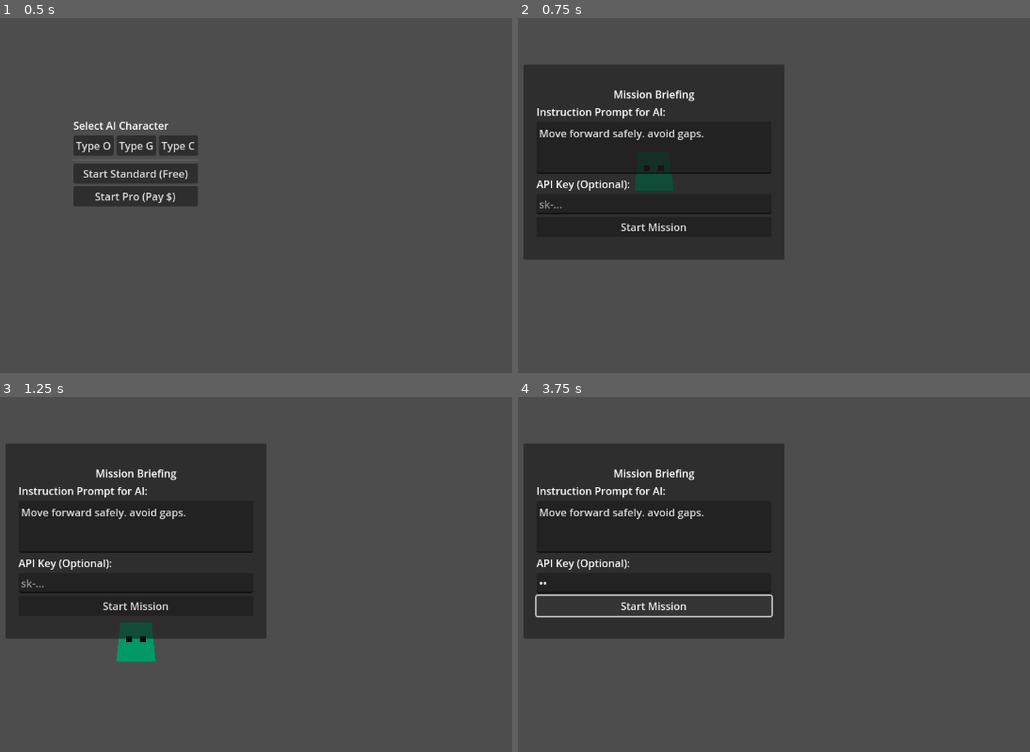
Above: before the commit, frames 1-4 (two rows, left to right).
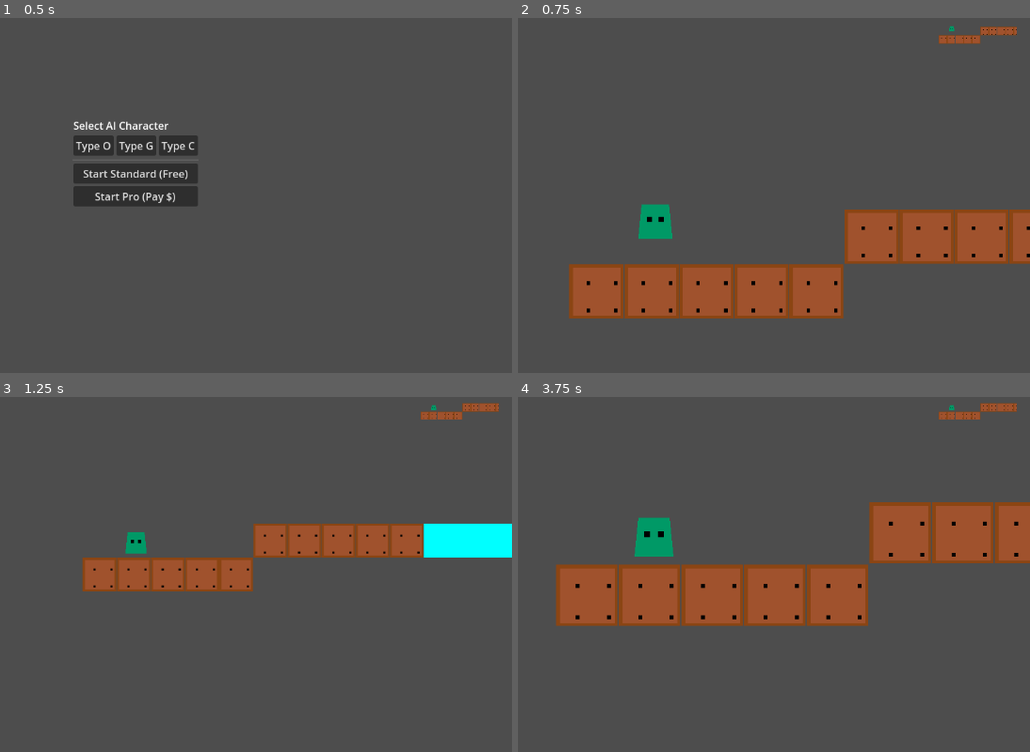
Above: after the commit, the same moments.

Repository: Naoki-kubo64/AI-Action
Game: Godot game, scene res://scenes/main_menu.tscn
Two runs of this game, one before a commit and one after it. Both use one fixed random seed, a clock stepped at 60 frames per second and the inputs below.
Inputs (mouse positions are in pixels of both pictures, inside the frame that each line leads up to):
- Up to frame 1 (0.5 s): no input
- Up to frame 2 (0.75 s): click "Start Standard (Free)" at 0.5 s
- Up to frame 3 (1.25 s): no input
- Up to frame 4 (3.75 s): click (656, 606) at 1.25 s, where only the run before the commit has a clickable "Start Mission"; click (656, 606) at 2 s, where only the run before the commit has a clickable "Start Mission"; click (656, 581) at 2.77 s; type "12" at 2.85 s; click "Start Mission" at 3.5 s

Frame 1 is identical in both runs. In frame 2, 42% of the frame differs, in the area x 1-100%, y 2-85%; in frame 3, 33%; in frame 4, 36%.
Error before the commit: Parse Error: Identifier "chat_history" not declared in the current scope. (res://scripts/services/llm_service.gd:28)

Commit message:
feat: add moving platforms and visual juice (squash/stretch, screen shake)

Diff:
--- a/scripts/controllers/game_controller.gd
+++ b/scripts/controllers/game_controller.gd
@@ -104,7 +104,8 @@
 	_setup_minimap()
 
 func _on_player_hit_hazard():
-	if current_state != State.PREVIEW and current_state != State.INPUT: # Don't kill if merely previewing? actually hazard allows killing anytime active
+	if current_state != State.PREVIEW and current_state != State.INPUT:
+		trigger_shake(20.0) # Shake screen
 		game_over("Hit Hazard")
 
 func _on_player_hit_goal():
@@ -199,6 +200,23 @@
 		if current_state != State.PREVIEW: # Avoid loop
 			game_over("Fell off world")
 
+	# Camera Shake
+	if shake_strength > 0:
+		shake_strength = lerp(shake_strength, 0.0, shake_decay * delta)
+		var offset = Vector2(
+			randf_range(-shake_strength, shake_strength),
+			randf_range(-shake_strength, shake_strength)
+		)
+		camera.offset = offset
+	else:
+		camera.offset = Vector2.ZERO
+
+var shake_strength: float = 0.0
+var shake_decay: float = 5.0
+
+func trigger_shake(amount: float):
+	shake_strength = amount
+
 func _request_ai_action():
 	if GameManager.current_character == null:
 		_finish_action()
--- a/scripts/controllers/player_controller.gd
+++ b/scripts/controllers/player_controller.gd
@@ -15,6 +15,7 @@
 var is_sliding: bool = false
 var special_timer: float = 0.0
 var active_special: String = ""
+var was_on_floor: bool = false
 
 func _ready():
 	_setup_visuals()
@@ -23,6 +24,12 @@
 	# Apply Gravity
 	if not is_on_floor():
 		velocity.y += gravity * delta
+
+	# Landing / Jumping detection for Squash & Stretch
+	if is_on_floor() and not was_on_floor:
+		_animate_squash(Vector2(1.2, 0.8)) # Land = Squash
+
+	was_on_floor = is_on_floor()
 
 	# Special Logic modifiers
 	var speed_multiplier = 1.0
@@ -84,7 +91,13 @@
 		$Visuals.rotation_degrees = 45
 	elif special == "LOOK_AROUND":
 		special_timer = 0.0
-	elif special == "DANCE":
+	# vertical
+	if jump_mod > 0.0 and is_on_floor():
+		velocity.y = jump_force * jump_mod
+		_animate_squash(Vector2(0.8, 1.2)) # Jump = Stretch
+
+	# Special
+	if special == "DANCE":
 		is_dancing = true
 	elif special == "PANIC":
 		_start_panic()
@@ -93,6 +106,16 @@
 		target_velocity_x = move_speed * speed_mod
 		if jump_mod > 0.0 and is_on_floor():
 			velocity.y = jump_force * jump_mod
+			_animate_squash(Vector2(0.8, 1.2)) # Jump = Stretch
+
+func _animate_squash(target_scale: Vector2):
+	# Don't squash if special transforms (slide) are active
+	if active_special == "SLIDE": return
+	if not has_node("Visuals"): return
+
+	var tween = create_tween()
+	tween.tween_property($Visuals, "scale", target_scale, 0.1).set_trans(Tween.TRANS_QUAD).set_ease(Tween.EASE_OUT)
+	tween.tween_property($Visuals, "scale", Vector2.ONE, 0.2).set_trans(Tween.TRANS_BOUNCE).set_ease(Tween.EASE_OUT)
 
 func _reset_special_states():
 	is_dancing = false
--- a/scripts/services/llm_service.gd
+++ b/scripts/services/llm_service.gd
@@ -2,6 +2,9 @@
 
 signal response_received(response_text: String)
 signal error_occured(error_msg: String)
+
+var chat_history: Array = []
+const MAX_HISTORY: int = 20 # 10 turns (User + Model pairs)
 
 func request_action(profile: AICharacterProfile, is_pro_mode: bool, user_input: String) -> void:
 	var api_key = GameManager.api_key
--- a/scripts/ui/retry_dialog.gd
+++ b/scripts/ui/retry_dialog.gd
@@ -4,7 +4,7 @@
 
 func show_fail_dialog(title: String = "MISSION FAILED"):
 	visible = true
-	$Panel/Label.text = title
+	$Panel/VBoxContainer/Label.text = title
 
 func _on_retry_standard_pressed():
 	retry_requested.emit(false)
--- a/scripts/utils/level_generator.gd
+++ b/scripts/utils/level_generator.gd
@@ -34,19 +34,18 @@
 	var segments_to_gen = level_length - safe_zone_start - safe_zone_end
 
 	while segments_to_gen > 0:
-		var segment_type = rng.randi_range(0, 3) # 0: Flat, 1: Gap, 2: Step Up, 3: Step Down
+		var segment_type = rng.randi_range(0, 5) # Expanded types
 		var length = rng.randi_range(2, 5)
 		if length > segments_to_gen: length = segments_to_gen
 
 		match segment_type:
-			0: # Flat
+			0, 4: # Flat (Common)
 				_create_platform(vis_layer, phys_layer, current_x, current_y, length)
-				# 20% Chance for Obstacle
 				if length > 3 and rng.randf() < 0.2:
 					_create_obstacle(vis_layer, phys_layer, current_x + 2, current_y - 1)
 				current_x += length
 			1: # Gap
-				current_x += length # Just advance X without floor
+				current_x += length
 			2: # Step Up
 				current_y -= 1
 				if current_y < 2: current_y = 2
@@ -56,6 +55,10 @@
 				current_y += 1
 				if current_y > 8: current_y = 8
 				_create_platform(vis_layer, phys_layer, current_x, current_y, length)
+				current_x += length
+			5: # Moving Platform (Gap + Island)
+				if length < 3: length = 3
+				_create_moving_platform(vis_layer, phys_layer, current_x, current_y, length)
 				current_x += length
 
 		segments_to_gen -= length
@@ -149,7 +152,42 @@
 	var shape = RectangleShape2D.new()
 	shape.size = Vector2(grid_size, grid_size * 2)
 
+func _create_moving_platform(vis_layer, phys_layer, start_x, start_y, length):
+	var plat_len = 3 # Fixed small size for moving plat
+	var x_pixel = start_x * grid_size
+	var y_pixel = start_y * grid_size
+
+	var anim_body = AnimatableBody2D.new()
+	anim_body.position = Vector2(x_pixel, y_pixel)
+	anim_body.sync_to_physics = false # Tween handles it
+
+	# Visuals + Collision
+	var shape = RectangleShape2D.new()
+	shape.size = Vector2(plat_len * grid_size, grid_size)
 	var col = CollisionShape2D.new()
 	col.shape = shape
-	area.add_child(col)
-	phys_layer.add_child(area)
+	col.position = Vector2((plat_len * grid_size)/2.0, grid_size/2.0)
+	anim_body.add_child(col)
+
+	var visual = ColorRect.new()
+	visual.size = Vector2(plat_len * grid_size, grid_size)
+	visual.color = Color.AQUA # Distinct color
+	anim_body.add_child(visual)
+
+	phys_layer.add_child(anim_body)
+
+	# Add Movement Logic via Tween (Simple script attachment or just inline tween managing node?)
+	# Since this is generated, simpler to attach a script or just maximize randomness by
+	# letting the Tween loop? Tweens are Nodes in Godot 3, but lightweight objects in 4.
+	# We need a Node to hold the Tween reference if we want loops?
+	# A simple way: Attach a script to the AnimatableBody2D that runs a tween in _ready.
+
+	var script = GDScript.new()
+	script.source_code = """
+extends AnimatableBody2D
+func _ready():
+	var tween = create_tween().set_loops()
+	tween.tween_property(self, 'position:y', position.y - 128, 2.0).set_trans(Tween.TRANS_SINE)
+	tween.tween_property(self, 'position:y', position.y, 2.0).set_trans(Tween.TRANS_SINE)
+"""
+	anim_body.set_script(script)
